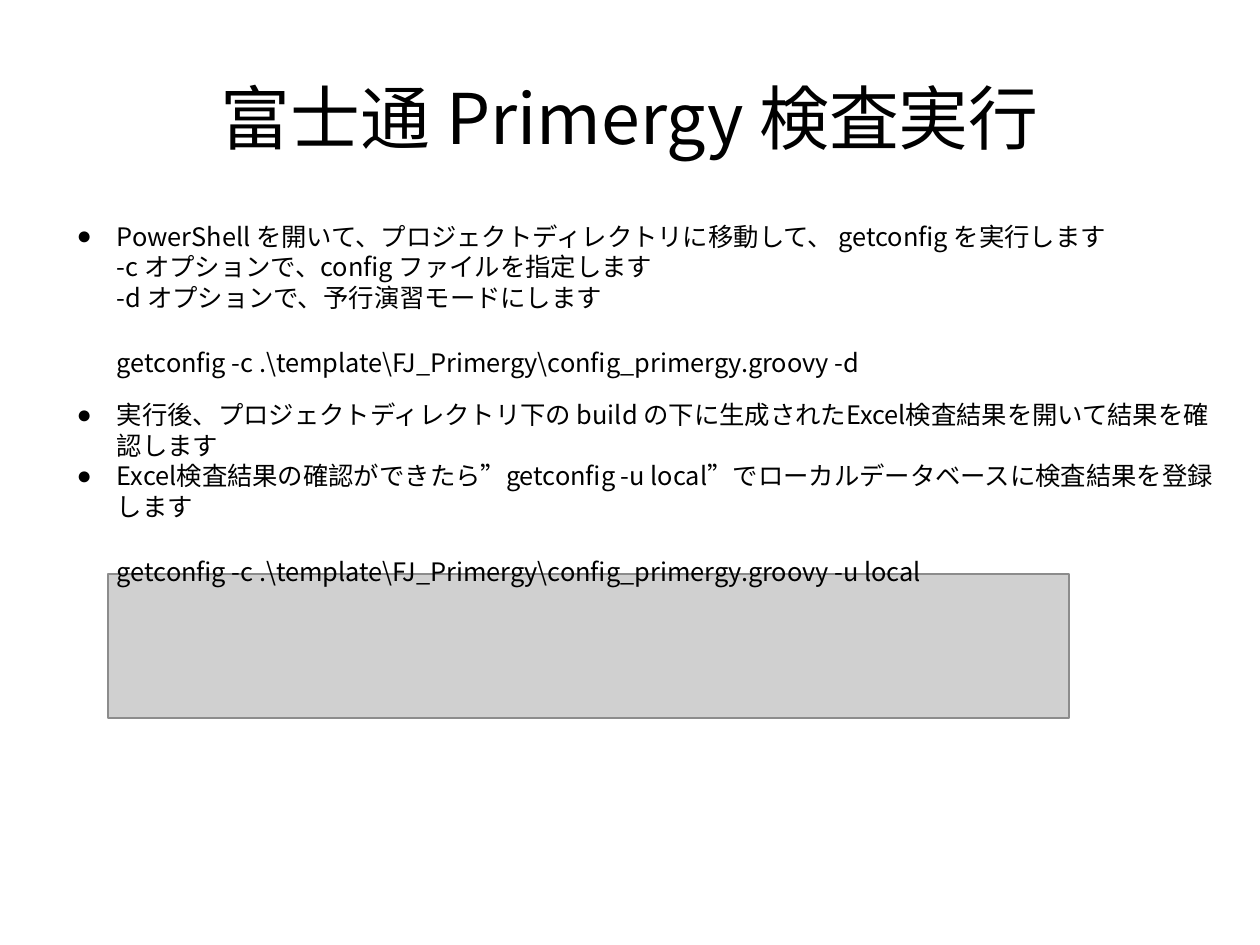
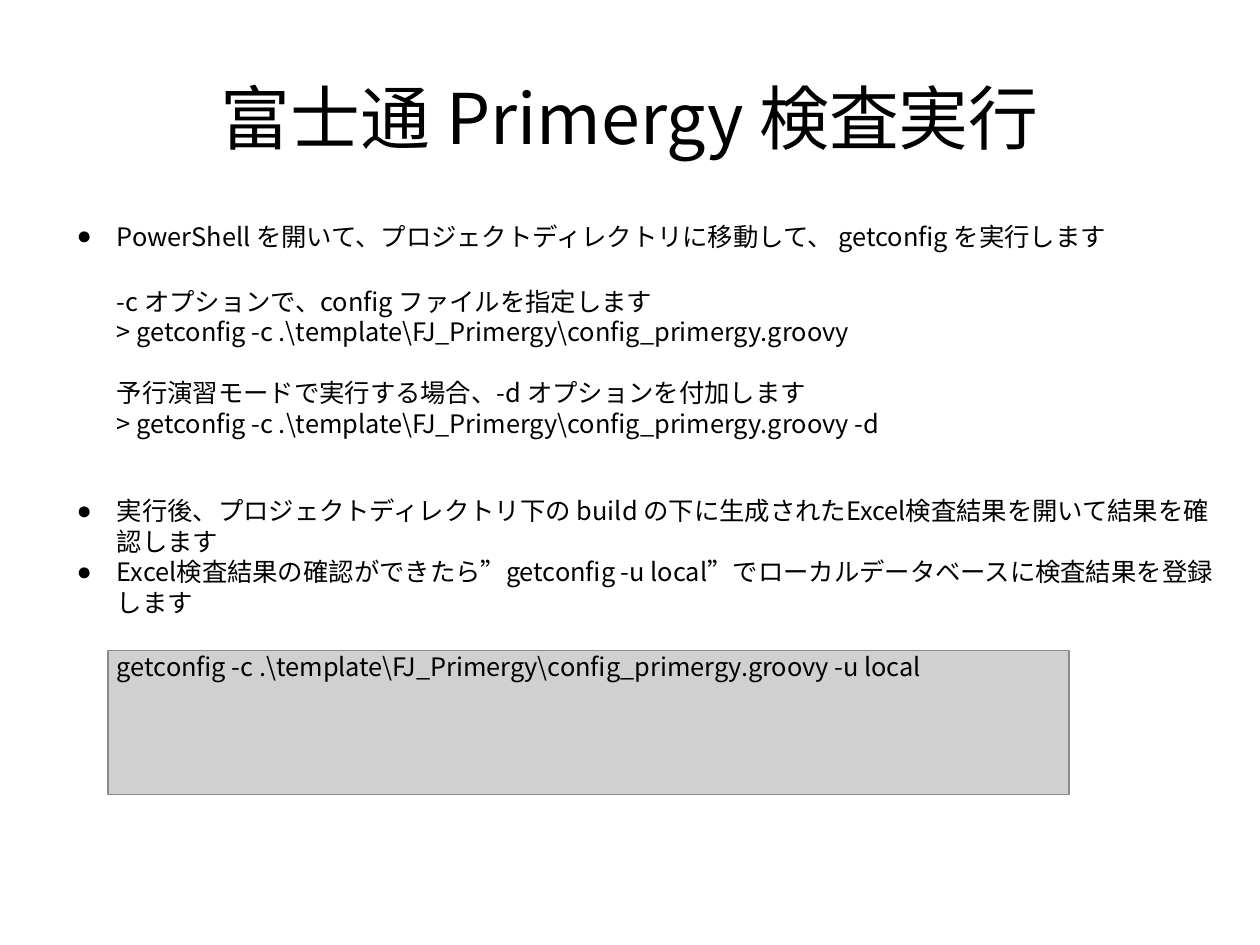
Before and after one commit to frsw3nr/gradle-server-acceptance, a slide deck: slide 60 of docs/jp/tutorial_test_pc.pptx (slide 59 before the commit). Drawn at 1260x945 pixels with LibreOffice and Linux fonts; fonts in the diff are those of the drawing; grey boxes stand for pictures. Boxes give left, top, right and bottom in pixels: in the first picture for what was removed or moved away, otherwise in the second. Text is boxed around its words. In the diff, an @@ line names an element or a change of style, - is before the commit and + after.

```diff
--- a/docs/jp/tutorial_test_pc.pptx
+++ b/docs/jp/tutorial_test_pc.pptx
@@ text at <box>117,224,1106,440</box>: text changed @@
-● PowerShell を開いて、プロジェクトディレクトリに移動して、 getconfig を実行します
-  -c オプションで、config ファイルを指定します
-  -d オプションで、予行演習モードにします
-  getconfig -c .\template\FJ_Primergy\config_primergy.groovy -d
+● PowerShell を開いて、プロジェクトディレクトリに移動して、 getconfig を実行します
+  -c オプションで、config ファイルを指定します
+  > getconfig -c .\template\FJ_Primergy\config_primergy.groovy
+  予行演習モードで実行する場合、-d オプションを付加します
+  > getconfig -c .\template\FJ_Primergy\config_primergy.groovy -d
@@ text "実行後、プロジェクトディレクトリ下の build の下に生成されたExcel検査結果を開いて結果を確認します": place and size @@
-text "実行後、プロジェクトディレクトリ下の build の下に生成されたExcel検査結果を開いて結果を確認します" at <box>117,402,1213,588</box>
+text "実行後、プロジェクトディレクトリ下の build の下に生成されたExcel検査結果を開いて結果を確認します" at <box>117,498,1213,683</box>
@@ picture: place and size @@
-picture at <box>109,574,1070,718</box>
+picture at <box>109,651,1070,795</box>
```
Also in this commit, not shown: 8 other slides changed, 1 slide added, 1 other file.
